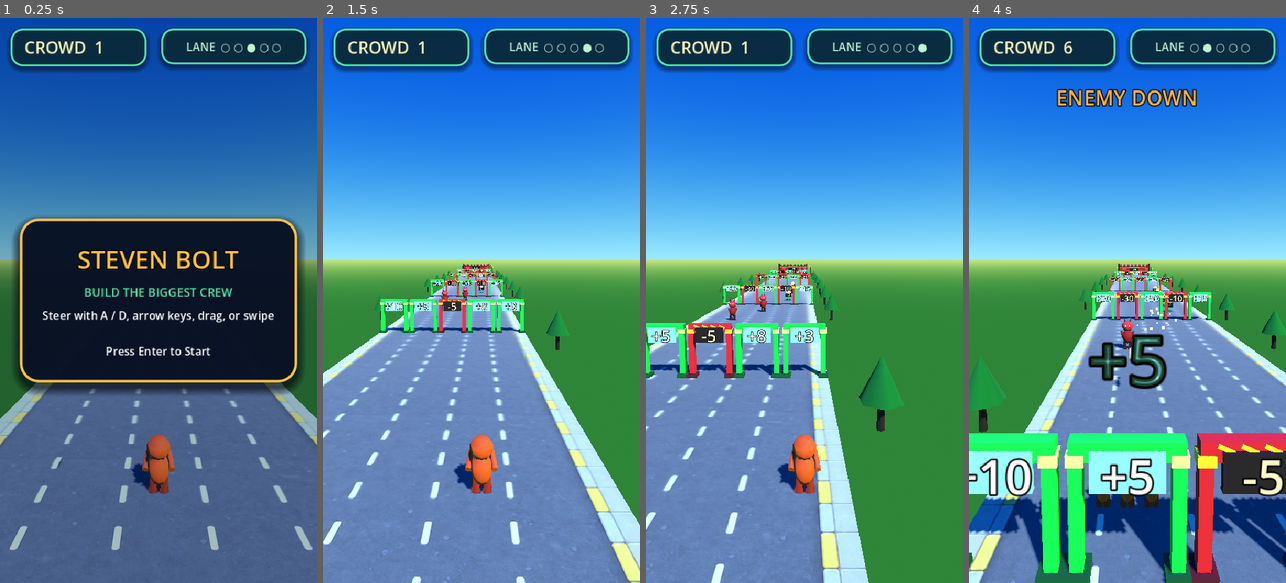
Above: before the commit, frames 1-4 (left to right).
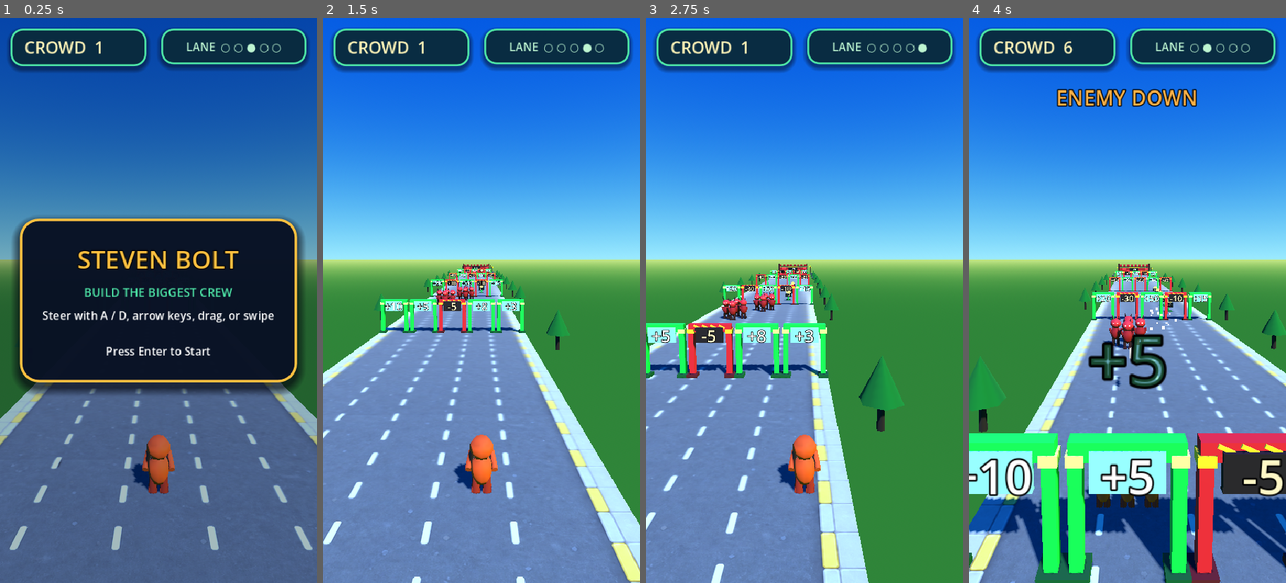
Above: after the commit, the same moments.

Repository: hobsojam/steven-bolt
Game: Godot game, scene res://scenes/main.tscn
Two runs of this game, one before a commit and one after it. Both use one fixed random seed, a clock stepped at 60 frames per second and the inputs below.
Inputs (mouse positions are in pixels of both pictures, inside the frame that each line leads up to):
- Up to frame 1 (0.25 s): no input
- Up to frame 2 (1.5 s): tap Enter (ui_accept) at 0.5, 0.77 s; move the mouse to (551, 272) at 0.52 s; hold Right (lane_right) 0.53-1.25 s; click (551, 272) at 0.67 s; drag from (418, 328) to (465, 413) at 1.27 s
- Up to frame 3 (2.75 s): move the mouse to (836, 176) at 2.02 s; hold Right (lane_right) from 2.03 s (still down)
- Up to frame 4 (4 s): release Right (lane_right) at 2.75 s; drag from (1111, 413) to (1032, 215) at 2.77 s; move the mouse to (1222, 385) at 3.52 s; hold Left (lane_left) from 3.53 s (still down); tap Enter (ui_accept) at 3.77 s

The runs differ from the first frame. In frame 2, 0.1% of the frame differs, in the area x 35-48%, y 47-51%; in frame 3, 0.3%, in the area x 23-51%, y 44-54%; in frame 4, 0.3%.

Commit message:
Game-feel pass 2/3: render hordes as a full-width enemy mass (#33)
A horde was rendering through the player crowd's compact, camera-tuned
layout (roughly square, capped at 150, kept shallower than the chase
camera's follow distance) - a small blob, not the wall the reference
sells.

- run_rules.gd: enemy_mass_layout() / build_enemy_mass_transforms() - a
  dedicated pure layout for enemy masses. Full track width
  (ENEMY_MASS_WIDTH), rows that recede away from the player toward the
  horizon (front rank at local z = 0, where the crowd's fire lands),
  full-size units with no count-based shrink, and a higher on-screen cap
  (MAX_ENEMY_MASS_UNITS = 300). Deterministic per-index jitter breaks the
  grid into an organic mass while staying headlessly testable.
- rival_crowd_visual.gd: new `mass` flag selects the enemy-mass layout
  (and widens the shred-burst spread to match); a plain rival crowd still
  uses the compact player-crowd layout. run_controller passes it for
  hordes. The mass still shrinks live as the count falls - that path was
  already there.
- enemy_wave_visual.gd: a few non-interactive backing enemies clustered
  behind each real enemy, parented to its node so they scale away with it
  on death - a 1-2 enemy wave now reads as a group.

Six focused tests cover the layout: empty at zero, caps at the max,
spreads to the track edge, recedes far past the player crowd's depth
(a wall, not a blob), deterministic across calls, transforms match the
layout count. Full suite green, gdlint clean, and a full-level headless
run under the real main loop reaches the finish with no errors, warnings,
or leaked instances.

Co-Authored-By: Claude Sonnet 5 <noreply@anthropic.com>
Claude-Session: https://claude.ai/code/session_017m3eYGUxbQus8D5C5bJcB8

Diff:
--- a/scripts/enemy_wave_visual.gd
+++ b/scripts/enemy_wave_visual.gd
@@ -8,6 +8,16 @@
 # Bullets are short bright bolts; stretching the instance along the track
 # axis turns them into tracer streaks instead of round dots.
 const TRACER_STRETCH := 3.0
+
+# Non-interactive extras clustered behind each real enemy so a 1-2 enemy
+# wave still reads as a group rather than a lone capsule. Parented to the
+# real enemy's node, so they scale away with it on death. Offsets are
+# behind (-z) and to the side, in local metres.
+const BACKING_OFFSETS: Array[Vector3] = [
+	Vector3(-0.55, 0.0, -0.65),
+	Vector3(0.6, 0.0, -0.8),
+	Vector3(0.05, 0.0, -1.3),
+]
 
 var runtime
 
@@ -56,6 +66,10 @@
 func _spawn_enemy_visual(enemy: Dictionary) -> Node3D:
 	var model := EnemyModel.instantiate() as Node3D
 	model.position = Vector3(RunRules.lane_x(enemy["lane"]), 0.0, -enemy["distance"])
+	for offset in BACKING_OFFSETS:
+		var backer := EnemyModel.instantiate() as Node3D
+		backer.position = offset
+		model.add_child(backer)
 	add_child(model)
 	return model
 
--- a/scripts/rival_crowd_visual.gd
+++ b/scripts/rival_crowd_visual.gd
@@ -14,6 +14,10 @@
 var _model: PackedScene
 var _tint
 var _face_player: bool
+# A horde renders as a full-width mass receding toward the horizon
+# (RunRules.enemy_mass_layout); a plain rival crowd reuses the compact
+# player-crowd layout.
+var _is_mass: bool
 
 var _last_count: int = -1
 var _shred_seen_count: int = -1
@@ -22,11 +26,14 @@
 var _bullet_container: Node3D
 
 
-func _init(crowd_runtime, model: PackedScene, tint, face_player: bool) -> void:
+func _init(
+	crowd_runtime, model: PackedScene, tint, face_player: bool, mass: bool = false
+) -> void:
 	runtime = crowd_runtime
 	_model = model
 	_tint = tint
 	_face_player = face_player
+	_is_mass = mass
 
 
 func _ready() -> void:
@@ -75,9 +82,9 @@
 	if _shred_cooldown > 0.0:
 		return
 	_shred_cooldown = SHRED_INTERVAL
-	# The mass's layout starts at local z = 0 and extends back, so z = 0 is
-	# the face turned toward the player - where fire is landing.
-	var half_width: float = maxf(RunRules.crowd_front_edge_half_width(count), 0.4)
+	# Front rank sits at local z = 0 (the face turned toward the player),
+	# where fire is landing.
+	var half_width: float = maxf(_front_half_width(count), 0.4)
 	Vfx.spawn_burst(
 		self,
 		Vector3(randf_range(-half_width, half_width), 1.0, 0.0),
@@ -103,8 +110,18 @@
 		_bullet_container.add_child(model)
 
 
+func _front_half_width(count: int) -> float:
+	if _is_mass:
+		return RunRules.ENEMY_MASS_WIDTH / 2.0
+	return RunRules.crowd_front_edge_half_width(count)
+
+
 func _rebuild(count: int) -> void:
-	var transforms: Array[Transform3D] = RunRules.build_multimesh_transforms(count)
+	var transforms: Array[Transform3D] = (
+		RunRules.build_enemy_mass_transforms(count)
+		if _is_mass
+		else RunRules.build_multimesh_transforms(count)
+	)
 	_multimesh_instance.multimesh.instance_count = transforms.size()
 	if _face_player:
 		# Face the player's crowd (the model's own forward is -Z, matching
--- a/scripts/run_controller.gd
+++ b/scripts/run_controller.gd
@@ -264,7 +264,8 @@
 					_active_horde,
 					EnemyModel,
 					null,
-					true
+					true,
+					true  # render as a full-width mass, not the compact crowd layout
 				)
 				_active_horde_engage_distance = entry["distance"]
 				_active_horde_visual.position.z = -entry["distance"]
--- a/scripts/run_rules.gd
+++ b/scripts/run_rules.gd
@@ -12,6 +12,15 @@
 const CROWD_MAX_WIDTH := 6.0
 const CROWD_MAX_DEPTH := 3.0
 const CROWD_SCALE_PER_DOUBLING := 0.85
+
+# Enemy hordes render as their own dense mass rather than reusing the
+# player crowd's compact, camera-tuned layout: they sit ahead of the
+# player, so filling the track width and receding toward the horizon is
+# the point. Full-size units (no count-based shrink), a higher on-screen
+# cap than the player crowd, and rows that extend away from the player.
+const MAX_ENEMY_MASS_UNITS := 300
+const ENEMY_MASS_WIDTH := 7.0
+const ENEMY_MASS_UNIT_SPACING := 0.62
 
 
 static func lane_x(lane_index: int) -> float:
@@ -99,3 +108,38 @@
 		if pos.z == 0.0:
 			half_width = maxf(half_width, absf(pos.x))
 	return half_width
+
+
+static func enemy_mass_layout(count: int) -> Array[Vector3]:
+	var rendered: int = clampi(count, 0, MAX_ENEMY_MASS_UNITS)
+	var positions: Array[Vector3] = []
+	if rendered <= 0:
+		return positions
+	var columns: int = mini(maxi(1, int(ENEMY_MASS_WIDTH / ENEMY_MASS_UNIT_SPACING)), rendered)
+	for i in rendered:
+		var col: int = i % columns
+		var row: int = i / columns
+		var x: float = (col - (columns - 1) / 2.0) * ENEMY_MASS_UNIT_SPACING
+		# Rows recede away from the player toward the horizon, so the front
+		# rank sits at local z = 0 - where the crowd's fire lands.
+		var z: float = -row * ENEMY_MASS_UNIT_SPACING
+		# Deterministic per-index jitter (same result every call, so this
+		# stays headlessly testable) breaks up the grid into an organic mass.
+		# Amplitude stays under half a spacing so units never swap cells.
+		x += (_index_hash(i, 127.1) - 0.5) * ENEMY_MASS_UNIT_SPACING * 0.55
+		z += (_index_hash(i, 311.7) - 0.5) * ENEMY_MASS_UNIT_SPACING * 0.55
+		positions.append(Vector3(x, 0.0, z))
+	return positions
+
+
+static func build_enemy_mass_transforms(count: int) -> Array[Transform3D]:
+	var transforms: Array[Transform3D] = []
+	for pos in enemy_mass_layout(count):
+		transforms.append(Transform3D(Basis.IDENTITY, pos))
+	return transforms
+
+
+static func _index_hash(index: int, salt: float) -> float:
+	# Cheap deterministic hash -> [0, 1). Not statistically great, but stable
+	# and dependency-free, which is all the mass jitter needs.
+	return fmod(absf(sin(float(index) * salt) * 43758.5453), 1.0)
--- a/tests/run_tests.gd
+++ b/tests/run_tests.gd
@@ -64,6 +64,12 @@
 	_test_rival_crowd_resolves_to_absolute_difference()
 	_test_rival_crowd_tick_does_nothing_once_defeated()
 	_test_build_multimesh_transforms_matches_crowd_layout_count()
+	_test_enemy_mass_layout_empty_for_zero()
+	_test_enemy_mass_layout_caps_at_max()
+	_test_enemy_mass_layout_spans_full_track_width()
+	_test_enemy_mass_layout_recedes_toward_horizon()
+	_test_enemy_mass_layout_is_deterministic()
+	_test_build_enemy_mass_transforms_matches_layout_count()
 	_test_apply_shot_damage_reduces_and_clamps_at_zero()
 	_test_apply_shot_damage_is_cooldown_gated()
 	_test_apply_shot_damage_spawns_one_bullet_per_shot()
@@ -578,6 +584,60 @@
 	)
 
 
+func _test_enemy_mass_layout_empty_for_zero() -> void:
+	_assert_eq(RunRules.enemy_mass_layout(0).size(), 0, "a zero-count horde renders no instances")
+
+
+func _test_enemy_mass_layout_caps_at_max() -> void:
+	_assert_eq(
+		RunRules.enemy_mass_layout(100000).size(),
+		RunRules.MAX_ENEMY_MASS_UNITS,
+		"the enemy mass instance count caps at MAX_ENEMY_MASS_UNITS"
+	)
+
+
+func _test_enemy_mass_layout_spans_full_track_width() -> void:
+	var max_abs_x: float = 0.0
+	for pos in RunRules.enemy_mass_layout(RunRules.MAX_ENEMY_MASS_UNITS):
+		max_abs_x = maxf(max_abs_x, absf(pos.x))
+	_assert_true(
+		max_abs_x > RunRules.ENEMY_MASS_WIDTH / 2.0 - RunRules.ENEMY_MASS_UNIT_SPACING,
+		"a full horde spreads its outer units out to near the track edge"
+	)
+	_assert_true(
+		max_abs_x <= RunRules.ENEMY_MASS_WIDTH / 2.0 + RunRules.ENEMY_MASS_UNIT_SPACING,
+		"jitter never throws a unit meaningfully past the intended mass width"
+	)
+
+
+func _test_enemy_mass_layout_recedes_toward_horizon() -> void:
+	var min_z: float = 0.0
+	for pos in RunRules.enemy_mass_layout(RunRules.MAX_ENEMY_MASS_UNITS):
+		min_z = minf(min_z, pos.z)
+	_assert_true(
+		min_z < -RunRules.CROWD_MAX_DEPTH,
+		"the enemy mass is far deeper than the compact player-crowd layout - a wall, not a blob"
+	)
+
+
+func _test_enemy_mass_layout_is_deterministic() -> void:
+	var count: int = 120
+	var first: Array[Vector3] = RunRules.enemy_mass_layout(count)
+	var second: Array[Vector3] = RunRules.enemy_mass_layout(count)
+	_assert_true(
+		first == second,
+		"the layout (including its jitter) is identical across calls, so it stays testable"
+	)
+
+
+func _test_build_enemy_mass_transforms_matches_layout_count() -> void:
+	_assert_eq(
+		RunRules.build_enemy_mass_transforms(180).size(),
+		RunRules.enemy_mass_layout(180).size(),
+		"enemy mass transforms match enemy_mass_layout's instance count"
+	)
+
+
 func _test_apply_shot_damage_reduces_and_clamps_at_zero() -> void:
 	var runtime := RivalCrowdRuntime.new(10)
 	var applied: int = runtime.apply_shot_damage(1.0, 15, 0.0, 50)
